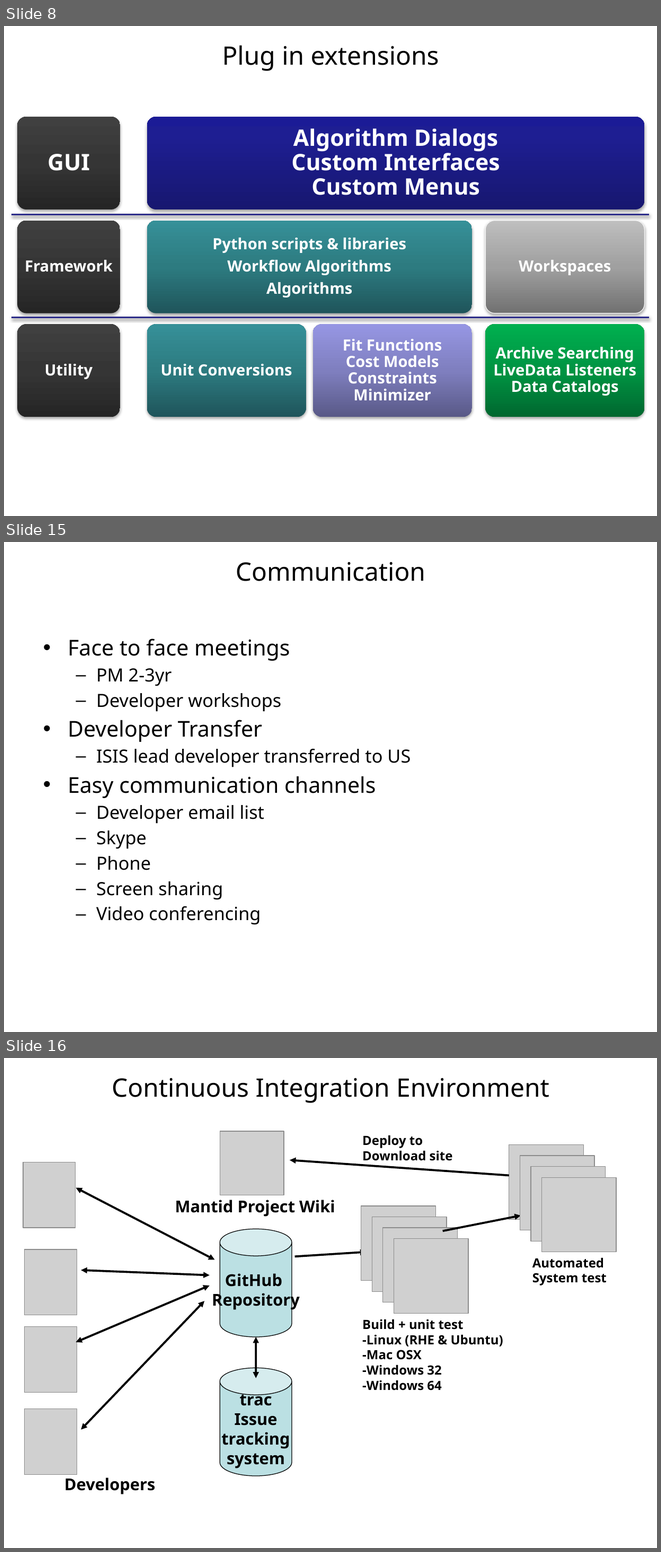
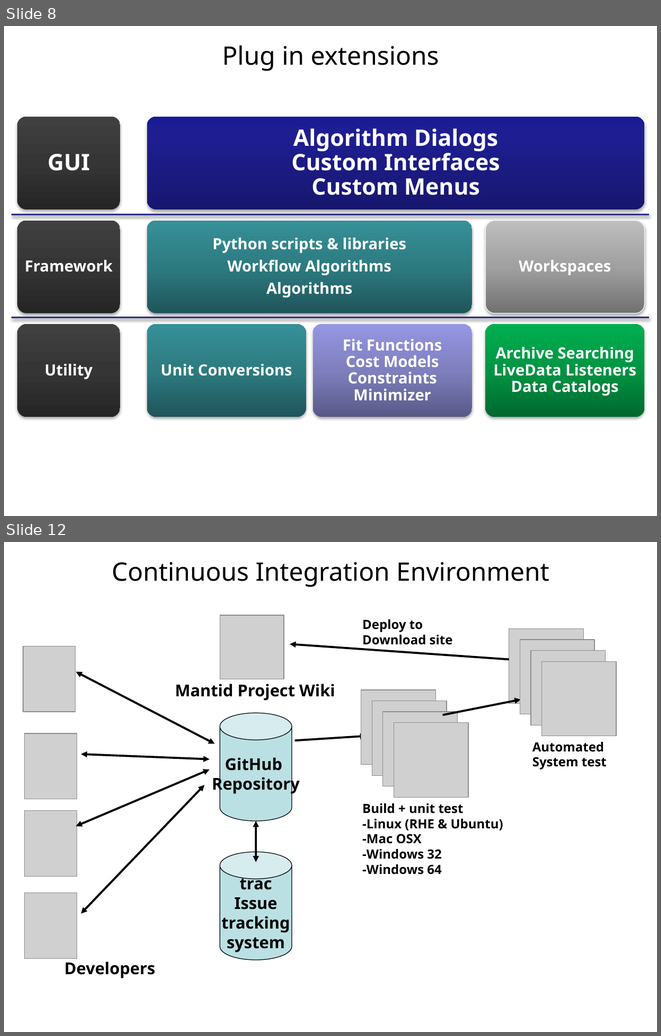
Before and after one commit to mantidproject/documents, a slide deck: Presentations/NOBUGS 2012/Talks/The Mantid Model/The Mantid Model 2012.pptx. Shown one above the other, each under a label of ours: slides 8, 15 and 16 before the commit, slides 8 and 12 after it; the slides between them are not shown. The pictures are 661x1552 and 661x1036 pixels, drawn with LibreOffice and Linux fonts; fonts in the diff are those of the drawing; grey boxes stand for pictures; background and template pictures are left out. Boxes give left, top, right and bottom in pixels: in the first picture for what was removed or moved away, otherwise in the second. Text is boxed around its words. In the diff, an @@ line names an element or a change of style, - is before the commit and + after.

```diff
--- a/Presentations/NOBUGS 2012/Talks/The Mantid Model/The Mantid Model 2012.pptx
+++ b/Presentations/NOBUGS 2012/Talks/The Mantid Model/The Mantid Model 2012.pptx
@@ slide 15 removed at [4,542,657,1032], background #FFFFFF @@
@@ title removed at [236,562,425,581] @@
-Communication
@@ text removed at [68,638,411,925] @@
-• Face to face meetings
-  – PM 2-3yr
-  – Developer workshops
-• Developer Transfer
-  – ISIS lead developer transferred to US
-• Easy communication channels
-  – Developer email list
-  – Skype
-  – Phone
-  – Screen sharing
-  – Video conferencing
@@ what was slide 16 is now slide 12 @@
```
Also in this commit, not shown: 6 slides changed, 4 slides added, 6 other slides removed.
